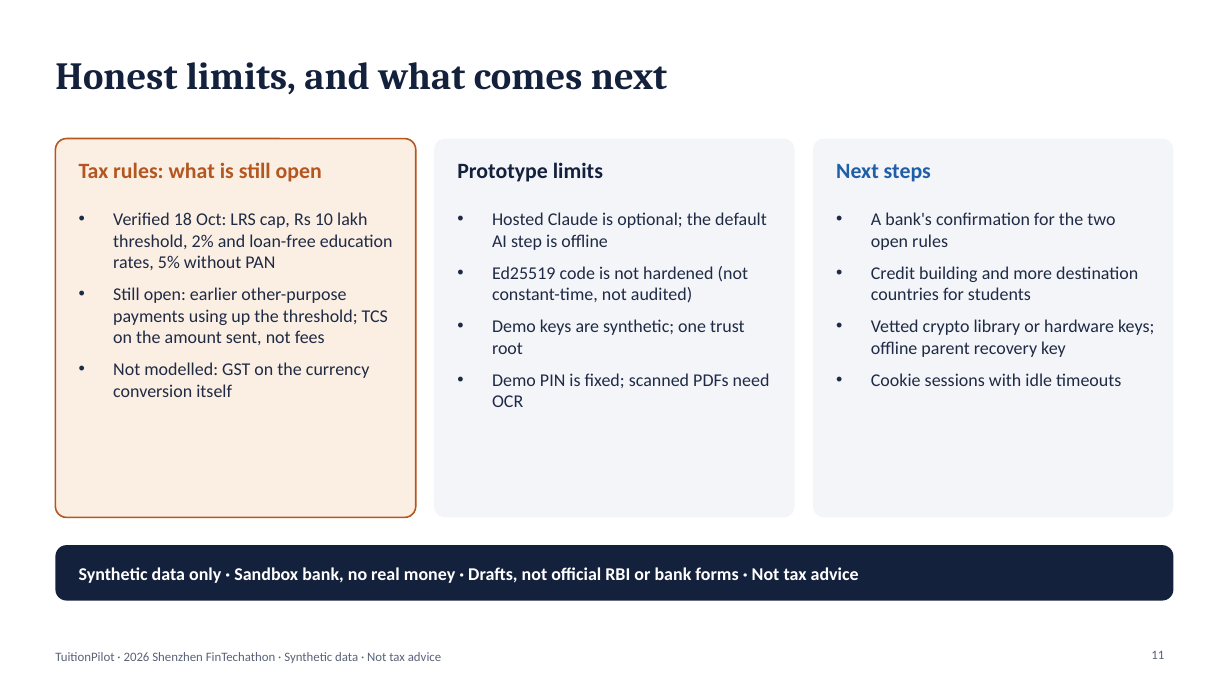
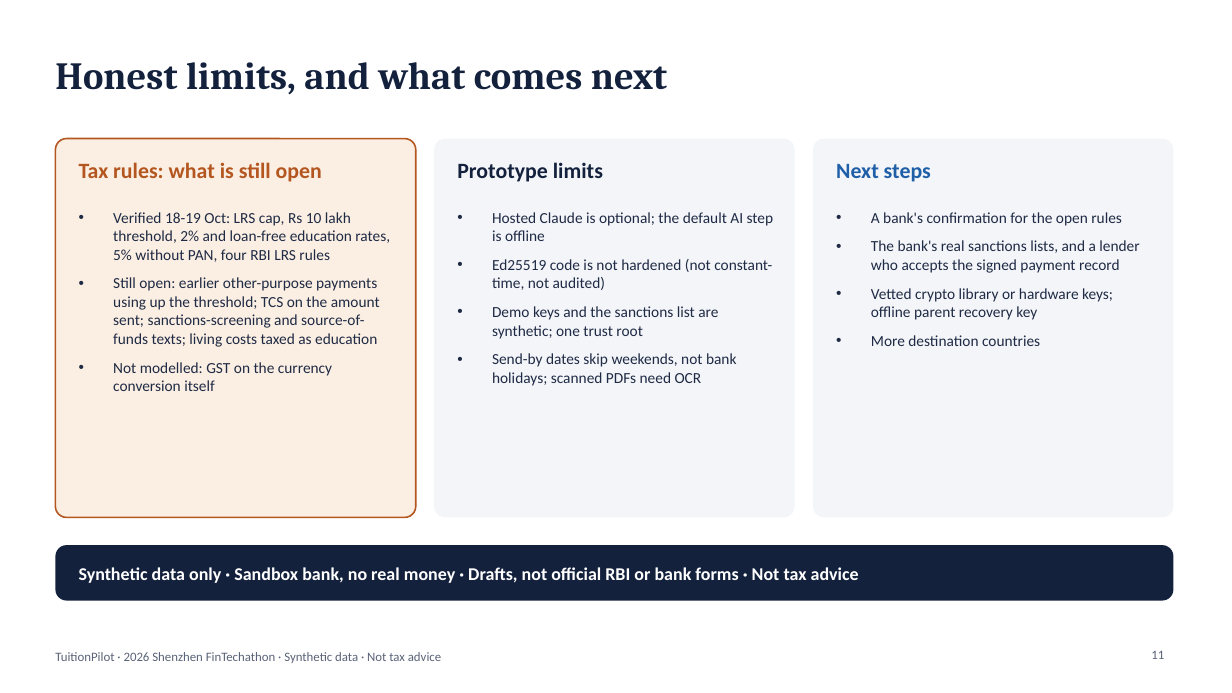
Before and after one commit to Timoerjoves/TutionPilot, a slide deck: slide 11 of docs/presentation/TuitionPilot_deck.pptx. Drawn at 1232x693 pixels with LibreOffice and Linux fonts; fonts in the diff are those of the drawing. Boxes give left, top, right and bottom in pixels: in the first picture for what was removed or moved away, otherwise in the second. Text is boxed around its words. In the diff, an @@ line names an element or a change of style, - is before the commit and + after.

```diff
--- a/docs/presentation/TuitionPilot_deck.pptx
+++ b/docs/presentation/TuitionPilot_deck.pptx
@@ text at box(113, 212, 390, 347): text changed; size 14 to 12 pt @@
-• Verified 18 Oct: LRS cap, Rs 10 lakh threshold, 2% and loan-free education rates, 5% without PAN
-• Still open: earlier other-purpose payments using up the threshold; TCS on the amount sent, not fees
+• Verified 18-19 Oct: LRS cap, Rs 10 lakh threshold, 2% and loan-free education rates, 5% without PAN, four RBI LRS rules
+• Still open: earlier other-purpose payments using up the threshold; TCS on the amount sent; sanctions-screening and source-of-funds texts; living costs taxed as education
@@ text at box(492, 212, 774, 290): size 14 to 12 pt in "Hosted Claude is optional; the default AI ...", "Ed25519 code is not hardened (not constant-time, ..." @@
@@ text at box(871, 212, 1139, 273): text changed; size 14 to 12 pt @@
-• A bank's confirmation for the two open rules
-• Credit building and more destination countries for students
+• A bank's confirmation for the open rules
+• The bank's real sanctions lists, and a lender who accepts the signed payment record
@@ text at box(871, 288, 1113, 320): size 14 to 12 pt in "Vetted crypto library or hardware keys; offline ..." @@
@@ text at box(492, 306, 737, 386): text changed; size 14 to 12 pt @@
-• Demo keys are synthetic; one trust root
-• Demo PIN is fixed; scanned PDFs need OCR
+• Demo keys and the sanctions list are synthetic; one trust root
+• Send-by dates skip weekends, not bank holidays; scanned PDFs need OCR
@@ text at box(871, 335, 1040, 346): text changed; size 14 to 12 pt @@
-• Cookie sessions with idle timeouts
+• More destination countries
@@ text at box(113, 362, 332, 391): size 14 to 12 pt in "Not modelled: GST on the currency conversion ..." @@
```
Also in this commit, not shown: 3 other slides changed, 39 other files.
